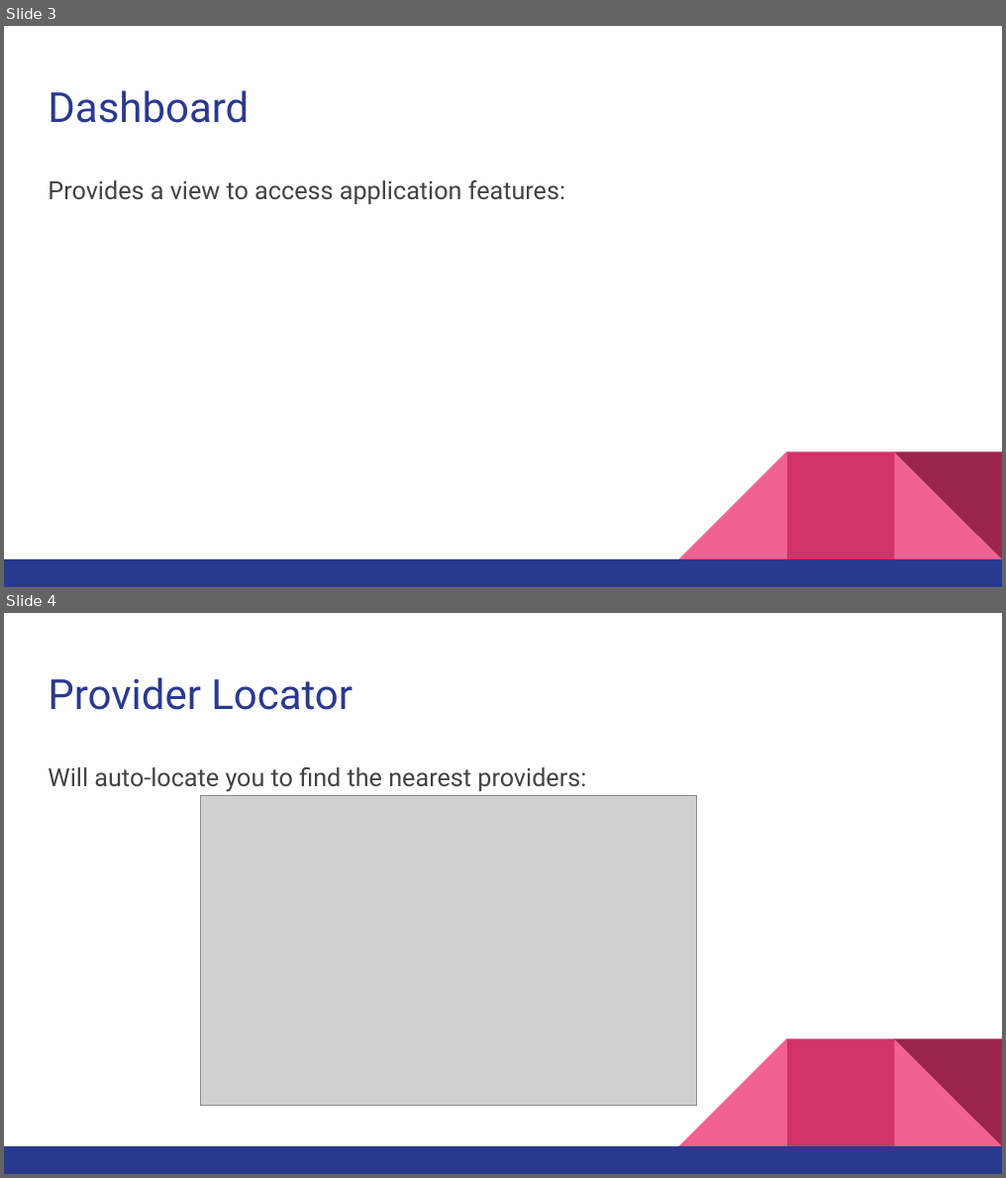
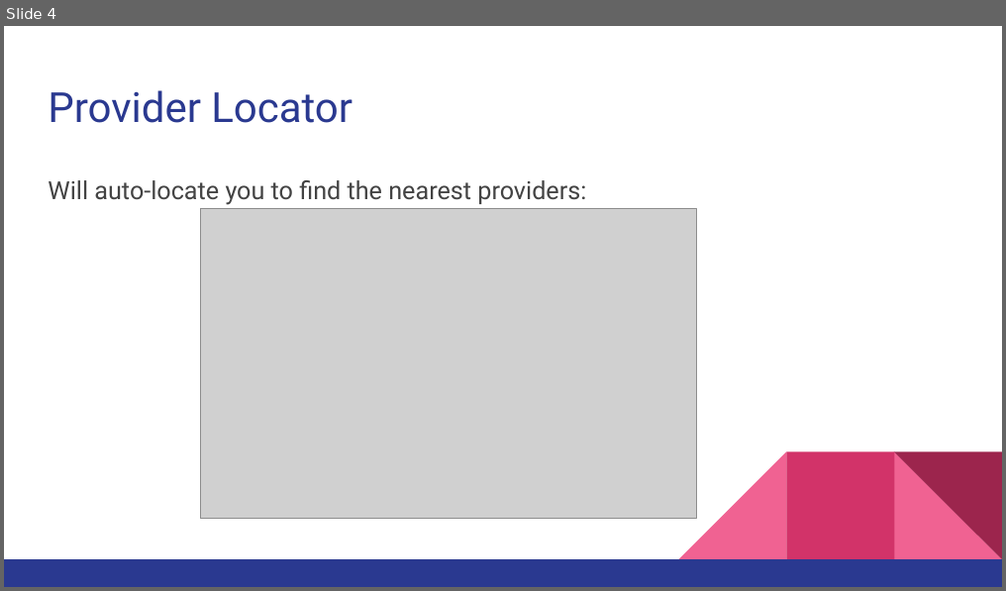
Before and after one commit to 2015au-1730/RoshamboProject06, a slide deck: Presentation.pptx. Shown one above the other, each under a label of ours: slides 3 and 4 before the commit, slide 4 after it. The pictures are 1006x1178 and 1006x591 pixels, drawn with LibreOffice and Linux fonts; fonts in the diff are those of the drawing; grey boxes stand for pictures. Boxes give left, top, right and bottom in pixels: in the first picture for what was removed or moved away, otherwise in the second. Text is boxed around its words. In the diff, an @@ line names an element or a change of style, - is before the commit and + after.

```diff
--- a/Presentation.pptx
+++ b/Presentation.pptx
@@ slide 3 removed at [4, 26, 1002, 587], background #FFFFFF; not listed: 5 template elements that a slide beside it also shows @@
@@ title removed at [48, 90, 249, 123] @@
-Dashboard
@@ text removed at [48, 180, 565, 204] @@
-Provides a view to access application features:
```
Also in this commit, not shown: 2 slides changed, 9 slides added, 3 other slides removed.
